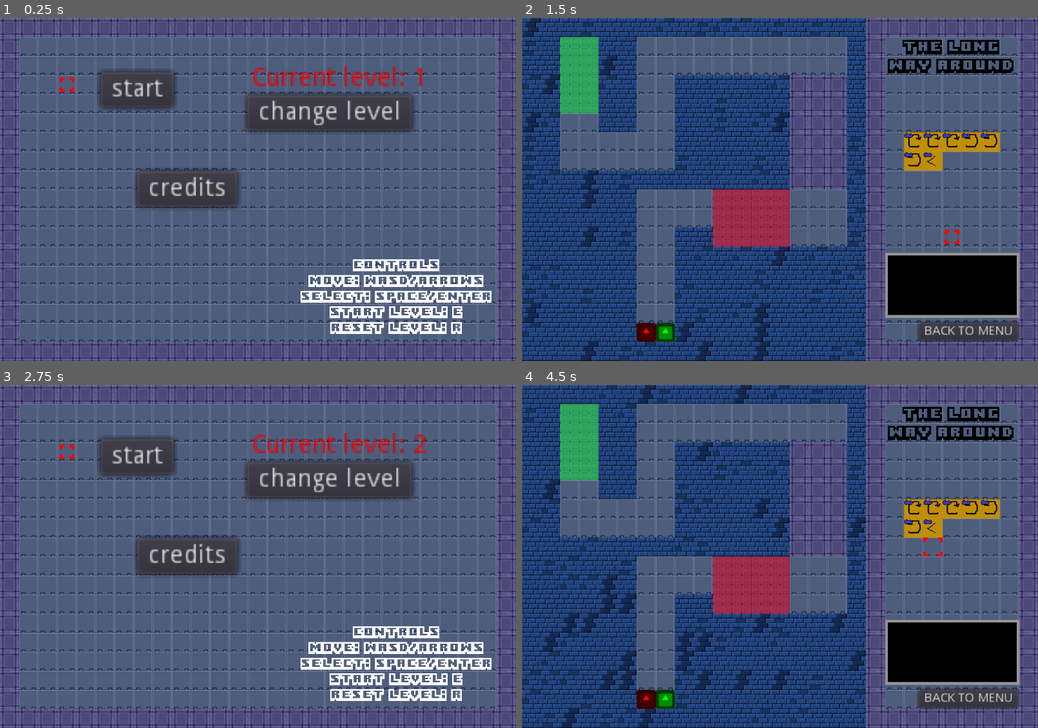
Above: before the commit, frames 1-4 (two rows, left to right).
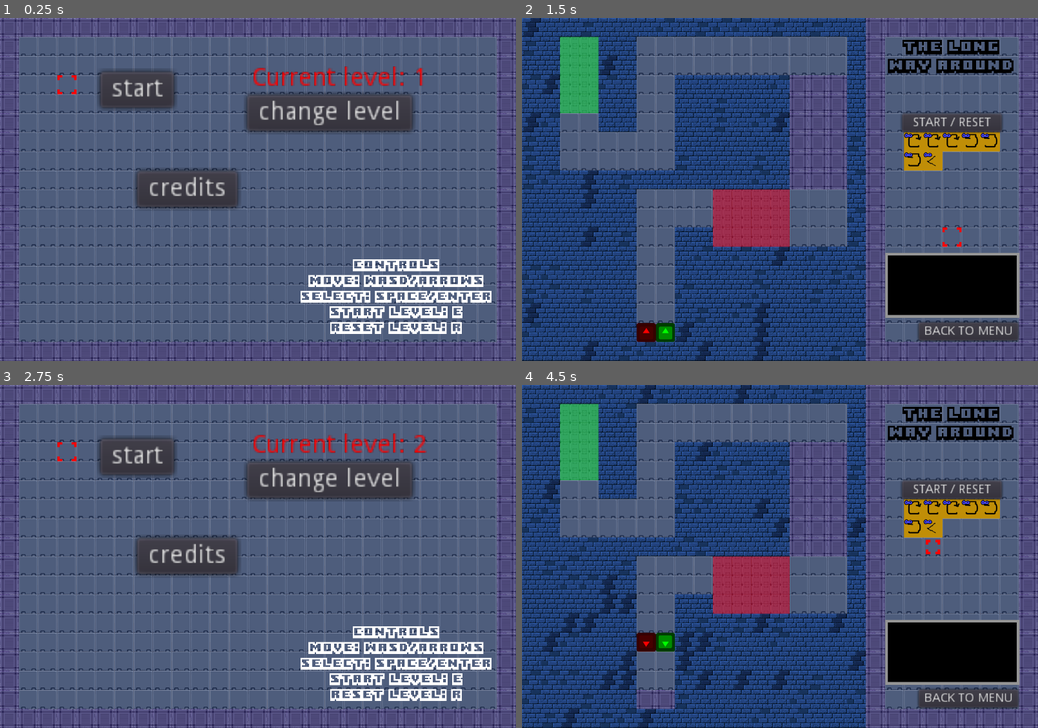
Above: after the commit, the same moments.

Repository: WIT-SCDS-F22-GAME-COOP/Zombie-Game
Game: Godot game, scene res://TSCN/Menu.tscn
The game is run twice, just before and just after one commit, with the same random seed, the same clock (stepped at 60 frames per second) and the same inputs. The engine's default icon, where the game draws it, is replaced by a stand-in: a white triangle on a blue panel in a dark square.
Inputs (mouse positions are in pixels of both pictures, inside the frame that each line leads up to):
- Up to frame 1 (0.25 s): no input
- Up to frame 2 (1.5 s): click "change level" at 0.5 s; click "start" at 1.25 s
- Up to frame 3 (2.75 s): click "BACK TO MENU" at 2 s
- Up to frame 4 (4.5 s): click "start" at 2.75 s; click (950, 491) at 3.5 s, where only the run after the commit has a clickable "START / RESET"; move the mouse to (893, 539) at 4.27 s; hold D (move_right) from 4.28 s (still down); click (893, 539) at 4.35 s

The runs differ from the first frame. In frame 1, less than 0.1% of the frame differs, in the area x 11-15%, y 16-23%; in frame 2, 1.2%; in frame 3, less than 0.1%; in frame 4, 2.0%, in the area x 22-94%, y 27-95%.

Commit message:
Game should be fully playable with a mouse now

Diff:
--- a/Scripts/World.gd
+++ b/Scripts/World.gd
@@ -26,13 +26,15 @@
 
 # Called every frame. 'delta' is the elapsed time since the previous frame.
 func _process(delta):
-	# Debug info on cursor's current position.
-	# Can just be hidden for release.
+	# If a level is left unnamed, shows the tile coordinates of the cursor instead
+	# Useful for figuring out specific placements when implementing new levels
 	if level_name == "UNNAMED":
 		$Label.text = str($Cursor.tile_position)
 
 	if current_button == 1 && Input.is_action_just_pressed("select"):
 		_on_Button_pressed()
+	if current_button == 2 && Input.is_action_just_pressed("select"):
+		_on_Button2_pressed()
 
 	if Input.is_action_just_pressed("select"):
 		selection()
@@ -345,7 +347,17 @@
 	current_button = 1
 func _Back_Button_Left(area):
 	current_button = 0
-
+func _on_Button2_pressed():
+	if $Red.frames == -1:
+		$Red.frames = 0
+		$Green.frames = 0
+	else:
+		$Green.reset()
+		$Red.reset()
+func _on_Area2D_area_entered(area):
+	current_button = 2
+func _on_Area2D_area_exited(area):
+	current_button = 0
 
 # If a character enters a wall
 # x = character frame count, y = fail state
@@ -398,7 +410,6 @@
 		move_mouse(event)
 
 func move_mouse(event):
-	var z = event.position
 	var x = int(event.position.x)
 	var y = int(event.position.y)
 	x = int(x/64)
--- a/TSCN/Cursor.tscn
+++ b/TSCN/Cursor.tscn
@@ -26,7 +26,6 @@
 
 [node name="AnimatedSprite" type="AnimatedSprite" parent="."]
 frames = SubResource( 3 )
-frame = 1
 playing = true
 
 [node name="Area2D" type="Area2D" parent="."]
--- a/TSCN/World.tscn
+++ b/TSCN/World.tscn
@@ -904,6 +904,31 @@
 "_edit_lock_": true
 }
 
+[node name="Button2" type="Button" parent="."]
+margin_left = 1273.0
+margin_top = 322.0
+margin_right = 1384.0
+margin_bottom = 342.0
+rect_scale = Vector2( 3, 3 )
+focus_mode = 0
+enabled_focus_mode = 0
+text = "START / RESET"
+
+[node name="Area2D" type="Area2D" parent="Button2"]
+position = Vector2( -443, -341 )
+scale = Vector2( 0.333333, 0.333333 )
+__meta__ = {
+"_edit_lock_": true
+}
+
+[node name="CollisionShape2D" type="CollisionShape2D" parent="Button2/Area2D"]
+position = Vector2( 1496, 1052.5 )
+scale = Vector2( 2.5, 2.5 )
+shape = SubResource( 4 )
+__meta__ = {
+"_edit_lock_": true
+}
+
 [node name="ActionTile" type="TileMap" parent="."]
 z_index = -1
 tile_set = SubResource( 5 )
@@ -914,6 +939,7 @@
 position = Vector2( -256, 0 )
 z_index = 2
 frames = SubResource( 8 )
+frame = 1
 playing = true
 
 [node name="MarginContainer" type="MarginContainer" parent="."]
@@ -980,5 +1006,8 @@
 [connection signal="pressed" from="Button" to="." method="_on_Button_pressed"]
 [connection signal="area_entered" from="Button/Area2D" to="." method="_Back_Button_Entered"]
 [connection signal="area_exited" from="Button/Area2D" to="." method="_Back_Button_Left"]
+[connection signal="pressed" from="Button2" to="." method="_on_Button2_pressed"]
+[connection signal="area_entered" from="Button2/Area2D" to="." method="_on_Area2D_area_entered"]
+[connection signal="area_exited" from="Button2/Area2D" to="." method="_on_Area2D_area_exited"]
 [connection signal="timeout" from="LossTimer" to="." method="_on_LossTimer_timeout"]
 [connection signal="timeout" from="Timer" to="." method="_on_Timer_timeout"]
